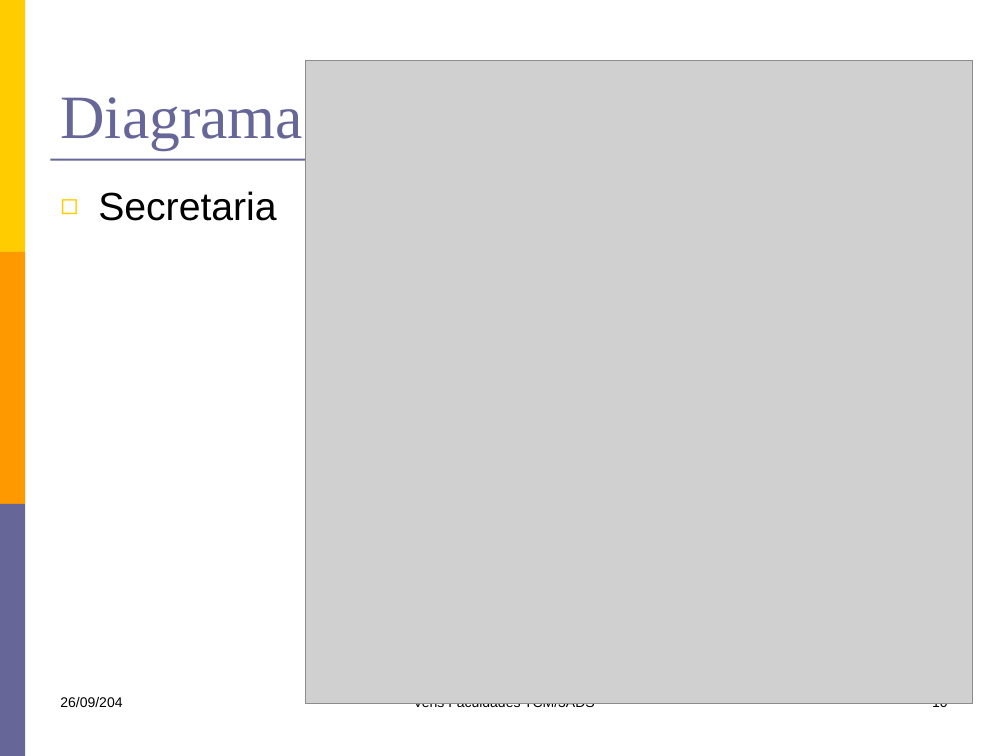
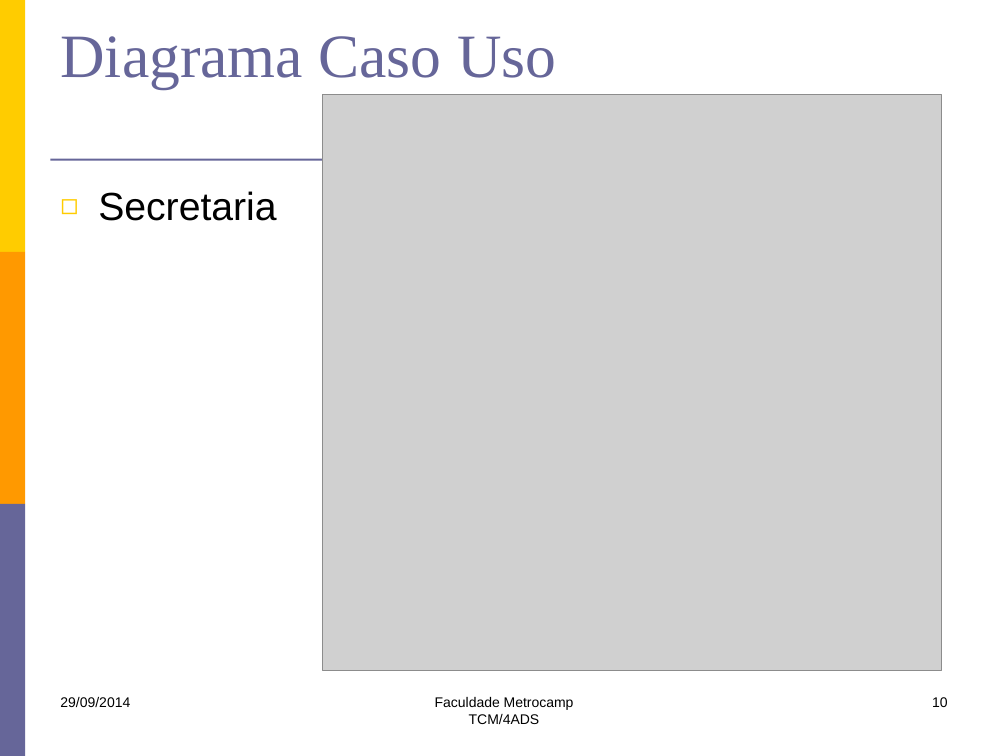
Before and after one commit to lfernandobra/pi5g1s14, a slide deck: slide 10 of documentacao/G5_Apresentacao2sem2014.pptx. Drawn at 1008x756 pixels with LibreOffice and Linux fonts; fonts in the diff are those of the drawing; grey boxes stand for pictures. Boxes give left, top, right and bottom in pixels: in the first picture for what was removed or moved away, otherwise in the second. Text is boxed around its words. In the diff, an @@ line names an element or a change of style, - is before the commit and + after.

```diff
--- a/documentacao/G5_Apresentacao2sem2014.pptx
+++ b/documentacao/G5_Apresentacao2sem2014.pptx
@@ title "Diagrama Caso Uso" rewrapped from bbox=[60, 97, 303, 150] to bbox=[60, 36, 556, 88] @@
@@ picture: place and size @@
-picture at bbox=[305, 60, 972, 704]
+picture at bbox=[323, 95, 941, 671]
@@ text at bbox=[60, 697, 130, 707]: text changed @@
-26/09/204
+29/09/2014
@@ text at bbox=[435, 697, 574, 724]: text changed @@
-Veris Faculdades TCM/3ADS
+Faculdade Metrocamp
+TCM/4ADS
```
Also in this commit, not shown: 12 other slides changed.
